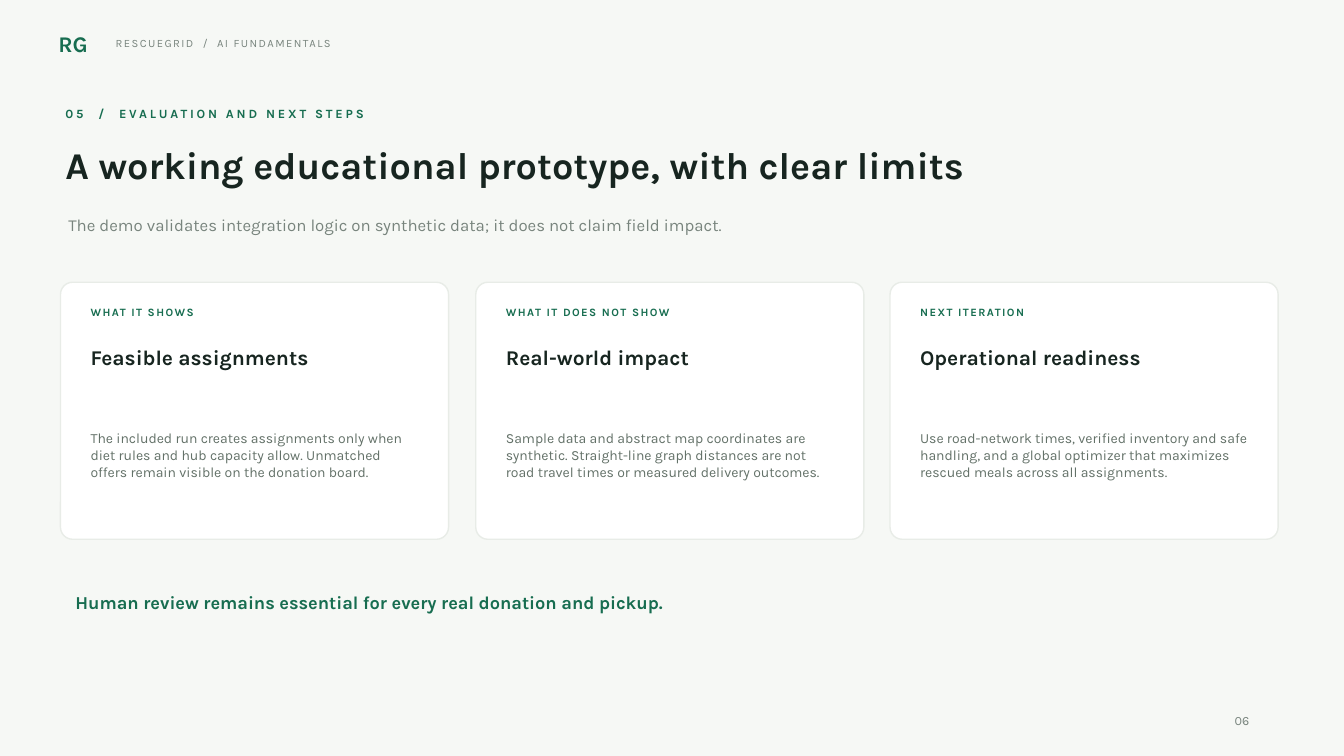
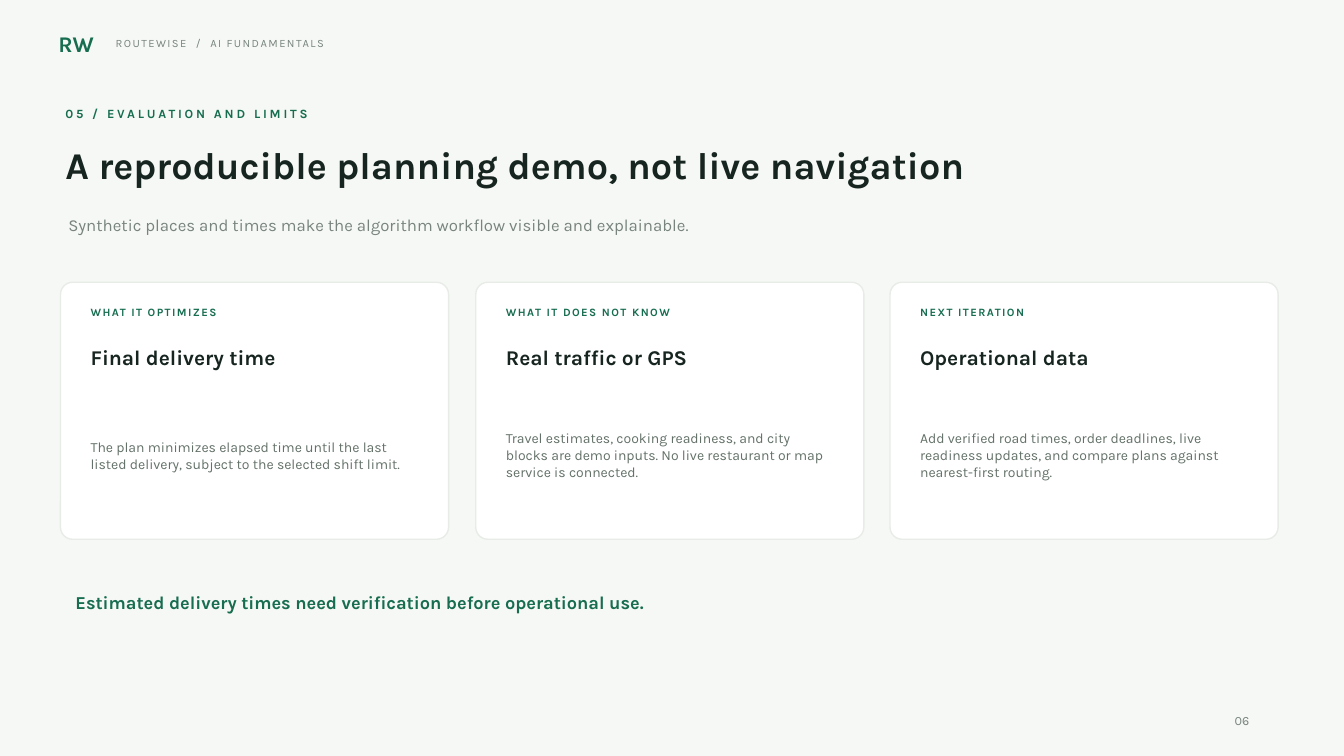
Before and after one commit to mazhidovansar-del/routewise-ai-fundamentals, a slide deck: slide 6 of RescueGrid_Presentation.pptx. Drawn at 1344x756 pixels with LibreOffice and Linux fonts; fonts in the diff are those of the drawing. Boxes give left, top, right and bottom in pixels: in the first picture for what was removed or moved away, otherwise in the second. Text is boxed around its words. In the diff, an @@ line names an element or a change of style, - is before the commit and + after.

Commit message:
Prototype courier route planning demo

```diff
--- a/RescueGrid_Presentation.pptx
+++ b/RescueGrid_Presentation.pptx
@@ text at box(58, 37, 94, 52): text changed @@
-RG
+RW
@@ text at box(106, 33, 610, 53): text changed @@
-RESCUEGRID / AI FUNDAMENTALS
+ROUTEWISE / AI FUNDAMENTALS
@@ text at box(65, 109, 308, 118): text changed @@
-05 / EVALUATION AND NEXT STEPS
+05 / EVALUATION AND LIMITS
@@ text at box(65, 152, 964, 188): text changed @@
-A working educational prototype, with clear limits
+A reproducible planning demo, not live navigation
@@ text at box(68, 219, 689, 235): text changed @@
-The demo validates integration logic on synthetic data; it does not claim field impact.
+Synthetic places and times make the algorithm workflow visible and explainable.
@@ text at box(81, 302, 429, 323): text changed @@
-WHAT IT SHOWS
+WHAT IT OPTIMIZES
@@ text at box(496, 302, 844, 323): text changed @@
-WHAT IT DOES NOT SHOW
+WHAT IT DOES NOT KNOW
@@ text at box(91, 350, 275, 371): text changed @@
-Feasible assignments
+Final delivery time
@@ text at box(506, 350, 687, 366): text changed @@
-Real-world impact
+Real traffic or GPS
@@ text at box(920, 350, 1089, 370): text changed @@
-Operational readiness
+Operational data
@@ text at box(91, 442, 400, 473): text changed @@
-The included run creates assignments only when diet rules and hub capacity allow. Unmatched offers remain visible on the donation board.
+The plan minimizes elapsed time until the last listed delivery, subject to the selected shift limit.
@@ text at box(506, 433, 823, 477): text changed @@
-Sample data and abstract map coordinates are synthetic. Straight-line graph distances are not road travel times or measured delivery outcomes.
+Travel estimates, cooking readiness, and city blocks are demo inputs. No live restaurant or map service is connected.
@@ text at box(920, 433, 1218, 481): text changed @@
-Use road-network times, verified inventory and safe handling, and a global optimizer that maximizes rescued meals across all assignments.
+Add verified road times, order deadlines, live readiness updates, and compare plans against nearest-first routing.
@@ text at box(75, 596, 643, 614): text changed @@
-Human review remains essential for every real donation and pickup.
+Estimated delivery times need verification before operational use.
```
Also in this commit, not shown: 2 other slides changed, 3 slides added, 3 slides removed, 10 other files.
